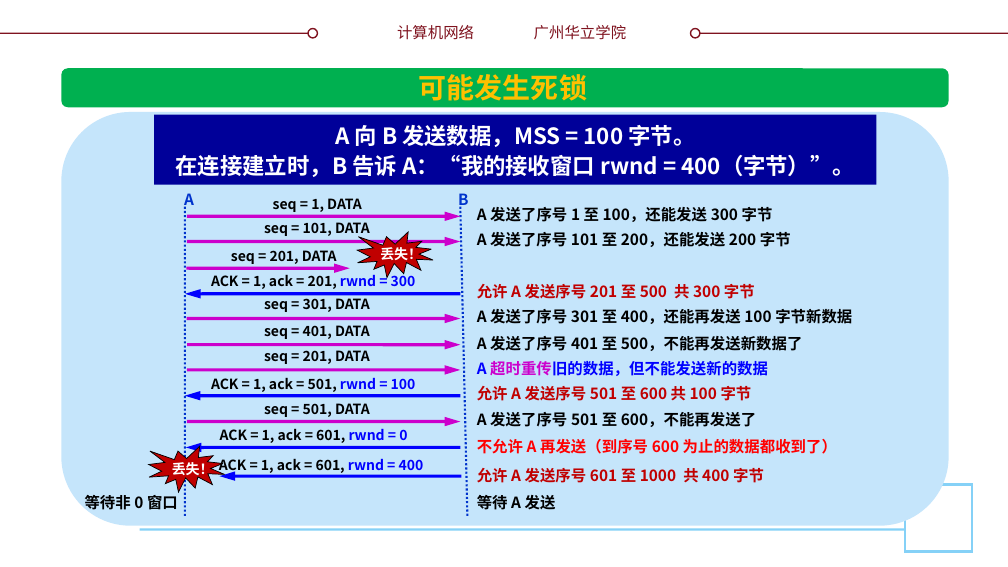
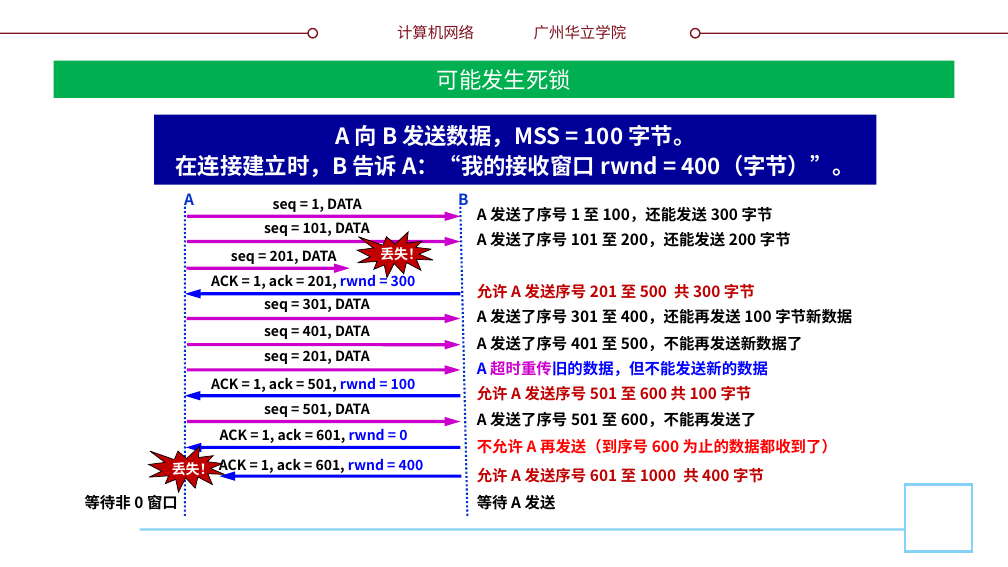
Before and after one commit to glplaman/glplaman.github.io, a slide deck: slide 123 of network/ppt/chap5.pptx. Drawn at 1008x567 pixels with LibreOffice and Linux fonts; fonts in the diff are those of the drawing; background and template pictures are left out. Boxes give left, top, right and bottom in pixels: in the first picture for what was removed or moved away, otherwise in the second. Text is boxed around its words. In the diff, an @@ line names an element or a change of style, - is before the commit and + after.

```diff
--- a/network/ppt/chap5.pptx
+++ b/network/ppt/chap5.pptx
@@ title "可能发生死锁": place and size @@
-title "可能发生死锁" at box(419, 74, 587, 101)
+title "可能发生死锁" at box(53, 60, 955, 98)
@@ title "可能发生死锁" at box(53, 60, 955, 98): size 20 to 16 pt, font Noto Sans CJK SC to Montserrat, text colour #FFC000 to #FFFFFF, bold off; vertical alignment top to middle; fill none to #00B050 @@
@@ rounded rectangle removed at box(61, 69, 949, 108) @@
@@ rounded rectangle removed at box(61, 112, 949, 525) @@
```
Also in this commit, not shown: 11 other slides changed, 3 other files.
